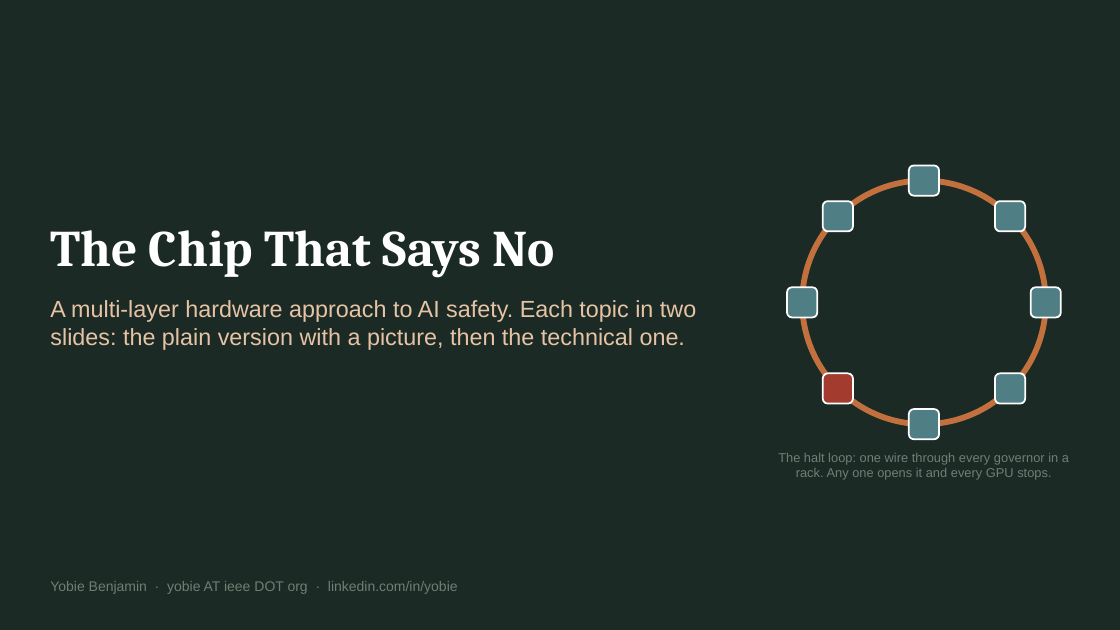
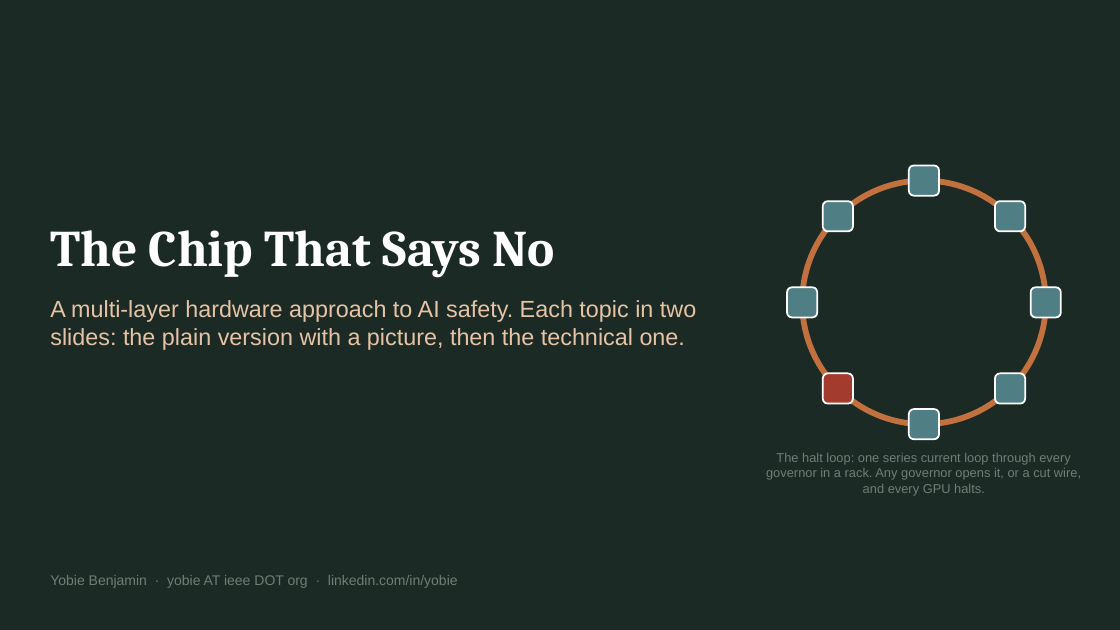
Before and after one commit to YobieBenjamin/safety-governor, a slide deck: slide 1 of docs/brief/chip-that-says-no-brief.pptx. Drawn at 1120x630 pixels with LibreOffice and Linux fonts; fonts in the diff are those of the drawing. Boxes give left, top, right and bottom in pixels: in the first picture for what was removed or moved away, otherwise in the second. Text is boxed around its words. In the diff, an @@ line names an element or a change of style, - is before the commit and + after.

```diff
--- a/docs/brief/chip-that-says-no-brief.pptx
+++ b/docs/brief/chip-that-says-no-brief.pptx
@@ text at [766, 453, 1081, 495]: text changed @@
-The halt loop: one wire through every governor in a rack. Any one opens it and every GPU stops.
+The halt loop: one series current loop through every governor in a rack. Any governor opens it, or a cut wire, and every GPU halts.
@@ text removed at [50, 581, 458, 594] @@
-Yobie Benjamin · yobie AT ieee DOT org · linkedin.com/in/yobie
@@ text added at [50, 575, 458, 588], 12 pt, text #6F7F74 @@
+Yobie Benjamin · yobie AT ieee DOT org · linkedin.com/in/yobie
```
Also in this commit, not shown: 17 other slides changed, 4 other files.
